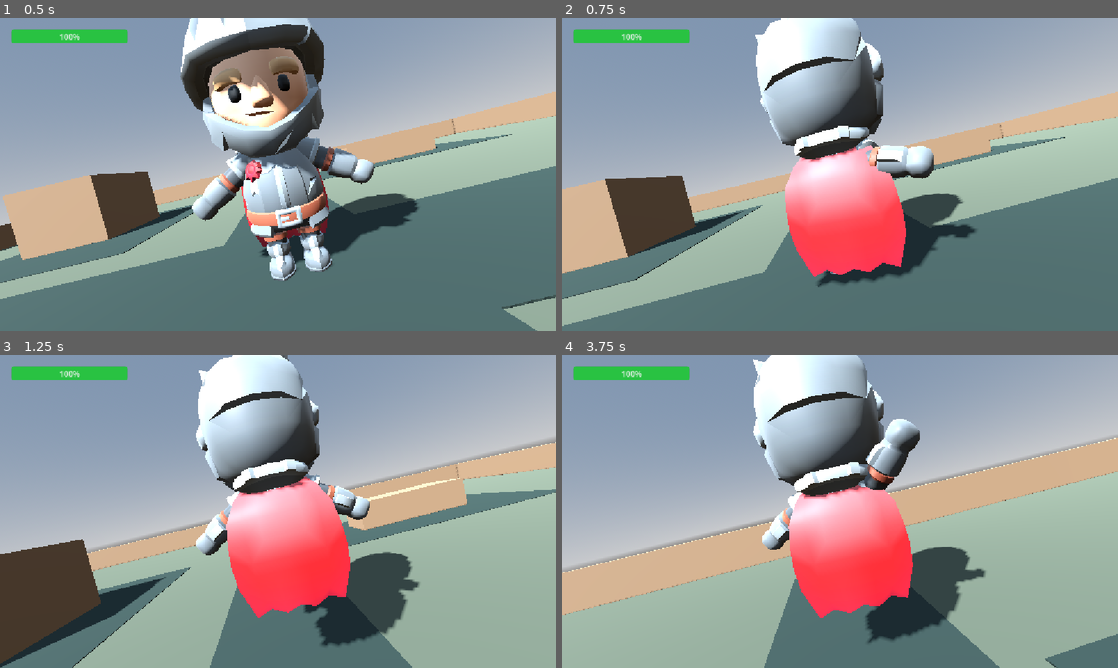
Above: before the commit, frames 1-4 (two rows, left to right).
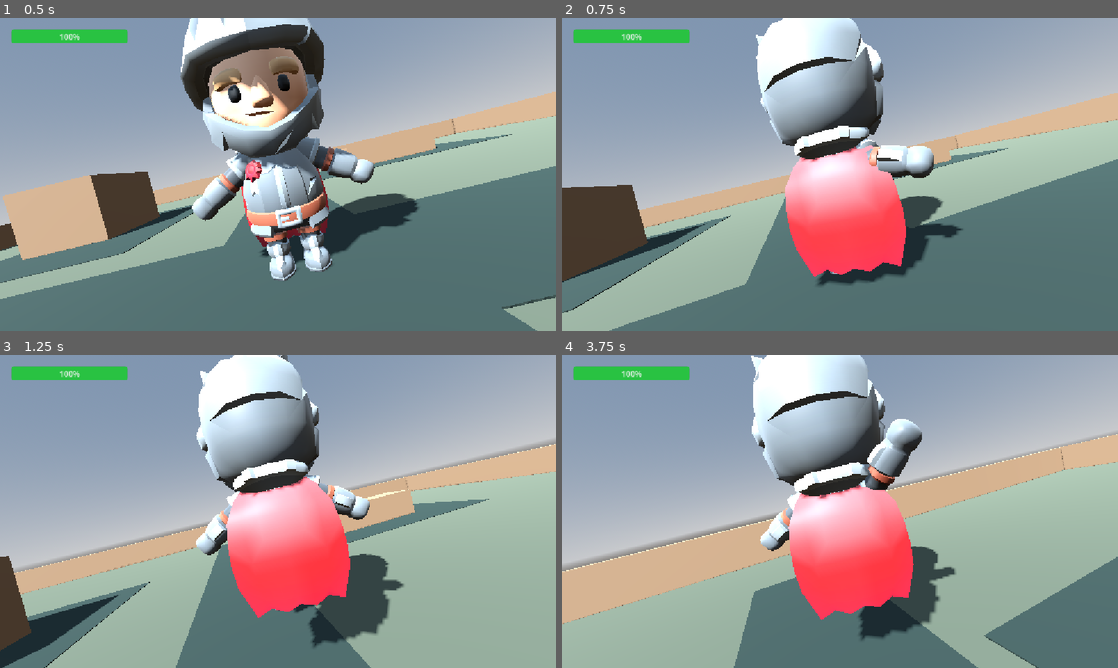
Above: after the commit, the same moments.

Repository: God-of-Bugs/Neon-Override
Game: Godot game, scene res://MainWorld.tscn
Same seed, same stepped clock (60 frames per second), same inputs: the game is played once before the commit and once after it.
Inputs (mouse positions are in pixels of both pictures, inside the frame that each line leads up to):
- Up to frame 1 (0.5 s): no input
- Up to frame 2 (0.75 s): tap Enter at 0.5 s; move the mouse to (867, 174) at 0.52 s; hold Up (ui_up) from 0.53 s (still down); click (867, 174) at 0.6 s
- Up to frame 3 (1.25 s): keep holding Up (ui_up); tap Space (jump) at 0.77 s
- Up to frame 4 (3.75 s): keep holding Up (ui_up); move the mouse to (812, 511) at 1.27 s; tap F at 1.35, 2.85 s; tap Space (jump) at 1.52, 3.02 s; move the mouse to (851, 505) at 2.02 s; click (851, 505) at 2.1 s; move the mouse to (834, 517) at 2.77 s; click (834, 517) at 2.92 s; move the mouse to (878, 514) at 3.52 s; click (878, 514) at 3.6 s

Frame 1 is identical in both runs. In frame 2, 12% of the frame differs, in the area x 0-100%, y 0-100%; in frame 3, 15%; in frame 4, 15%.

Commit message:
Improve third-person camera responsiveness

Diff:
--- a/player.gd
+++ b/player.gd
@@ -10,7 +10,7 @@
 const ATTACK_RANGE: float = 2.5
 const ATTACK_HIT_RADIUS: float = 1.0
 const ATTACK_COOLDOWN: float = 0.5
-const CAMERA_SENSITIVITY: float = 0.001 # CAMERA FIX: Speed aadhi kar di hai, ab nahi fislega
+const CAMERA_SENSITIVITY: float = 0.0035
 const CAMERA_MIN_PITCH: float = -0.5
 const CAMERA_MAX_PITCH: float = 0.2
 const IDLE_BREATH_SPEED: float = 1.6
Not shown, changed: PROJECT_LOG.md
